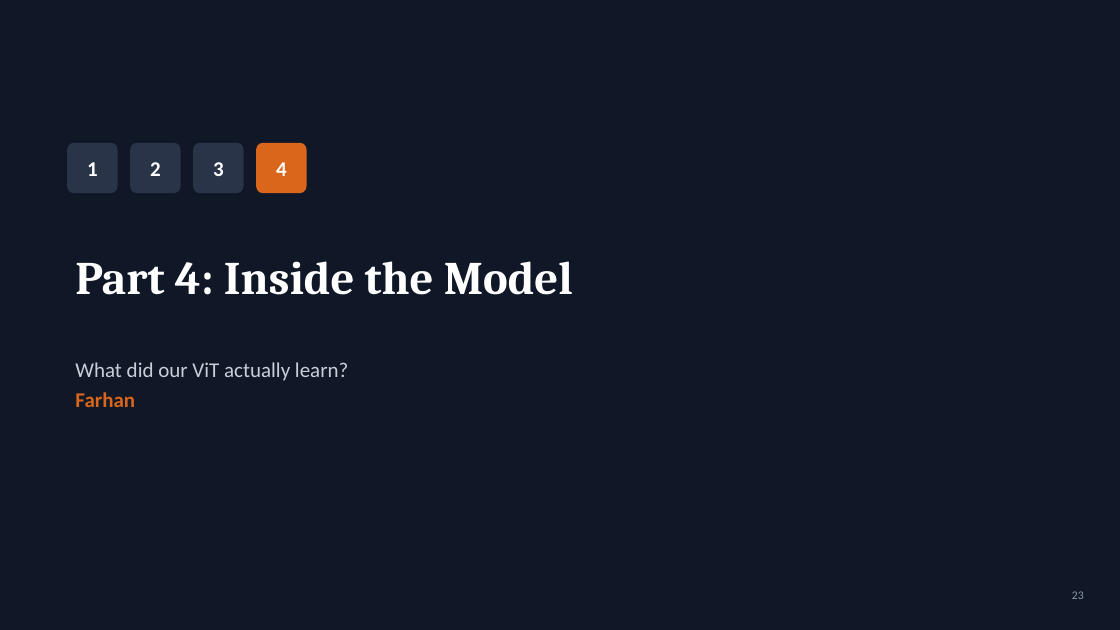
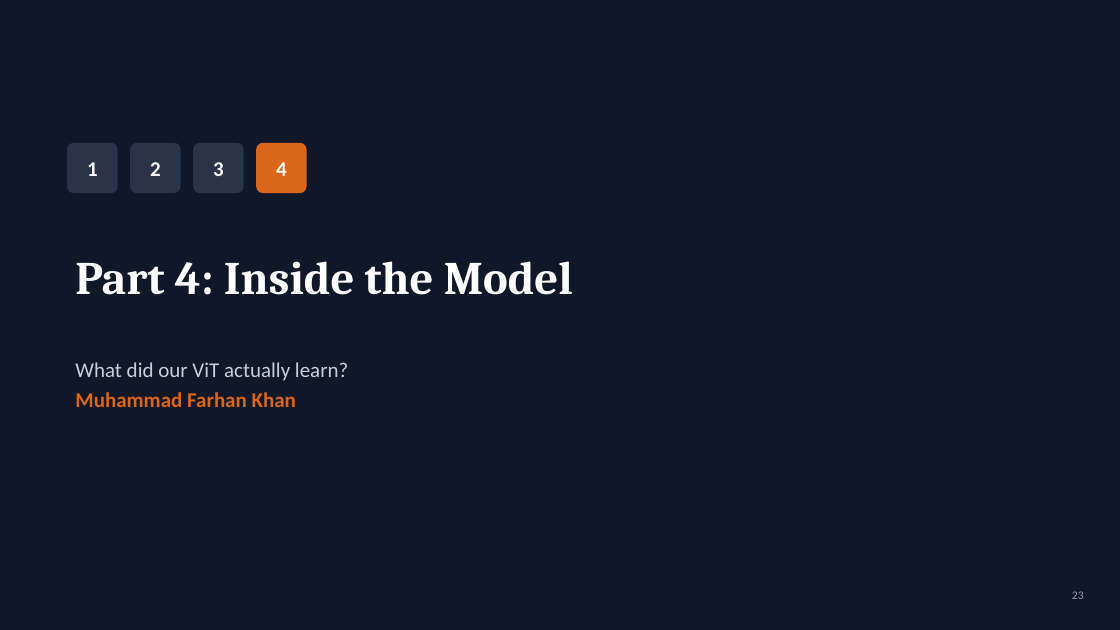
Before and after one commit to muhammadammar33/DL-presentation, a slide deck: slide 23 of ViT_Presentation.pptx. Drawn at 1120x630 pixels with LibreOffice and Linux fonts; fonts in the diff are those of the drawing. Boxes give left, top, right and bottom in pixels: in the first picture for what was removed or moved away, otherwise in the second. Text is boxed around its words. In the diff, an @@ line names an element or a change of style, - is before the commit and + after.

```diff
--- a/ViT_Presentation.pptx
+++ b/ViT_Presentation.pptx
@@ text at (75,392,296,407): text changed @@
-Farhan
+Muhammad Farhan Khan
```
Also in this commit, not shown: 8 other slides changed, 1 other file.
